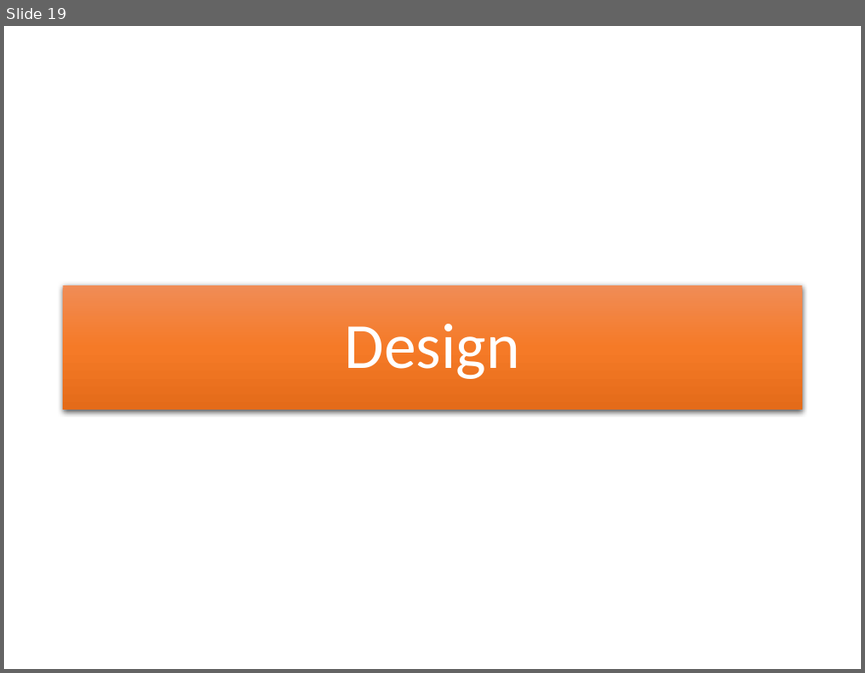
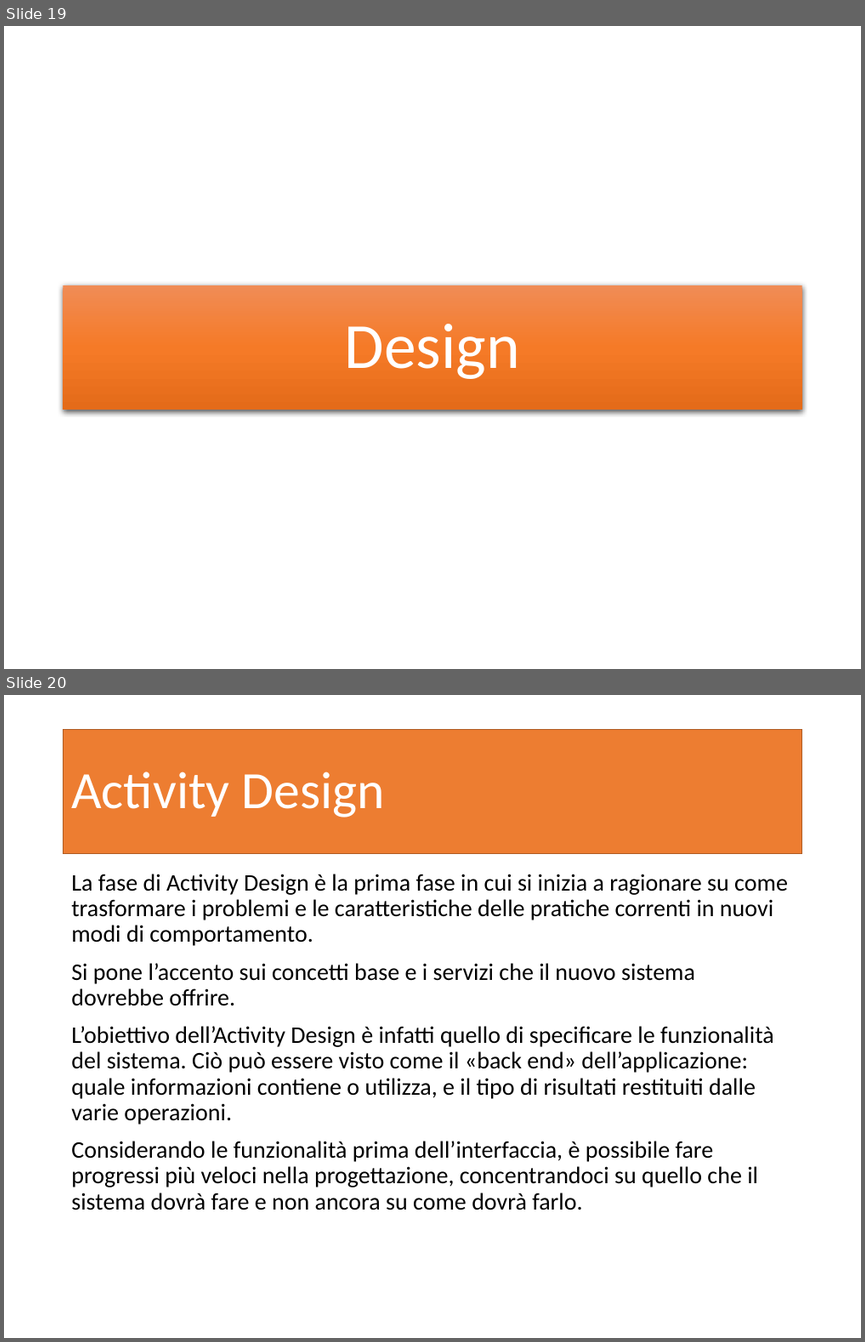
Before and after one commit to garjilius/ShareMyHouse, a slide deck: Documentazione/PresentazioneShareMyHouse.pptx. Shown one above the other, each under a label of ours: slide 19 before the commit, slides 19 and 20 after it. The pictures are 865x673 and 865x1342 pixels, drawn with LibreOffice and Linux fonts; fonts in the diff are those of the drawing. Boxes give left, top, right and bottom in pixels: in the first picture for what was removed or moved away, otherwise in the second. Text is boxed around its words. In the diff, an @@ line names an element or a change of style, - is before the commit and + after.

Commit message:
Aggiunta fase di design alla presentazione

```diff
--- a/Documentazione/PresentazioneShareMyHouse.pptx
+++ b/Documentazione/PresentazioneShareMyHouse.pptx
@@ slide 20 added at [4,695,861,1338], background #FFFFFF @@
@@ title added at [64,729,801,853], fill #ED7D31, outline #AF5C24 1 pt, 44 pt, text #FFFFFF @@
+Activity Design
@@ text added at [71,873,788,1210], 20 pt, text #000000 @@
+La fase di Activity Design è la prima fase in cui si inizia a ragionare su come trasformare i problemi e le caratteristiche delle pratiche correnti in nuovi modi di comportamento.
+Si pone l’accento sui concetti base e i servizi che il nuovo sistema dovrebbe offrire.
+L’obiettivo dell’Activity Design è infatti quello di specificare le funzionalità del sistema. Ciò può essere visto come il «back end» dell’applicazione: quale informazioni contiene o utilizza, e il tipo di risultati restituiti dalle varie operazioni.
+Considerando le funzionalità prima dell’interfaccia, è possibile fare progressi più veloci nella progettazione, concentrandoci su quello che il sistema dovrà fare e non ancora su come dovrà farlo.
```
Also in this commit, not shown: 1 slide changed, 12 other slides added, 2 other files.
